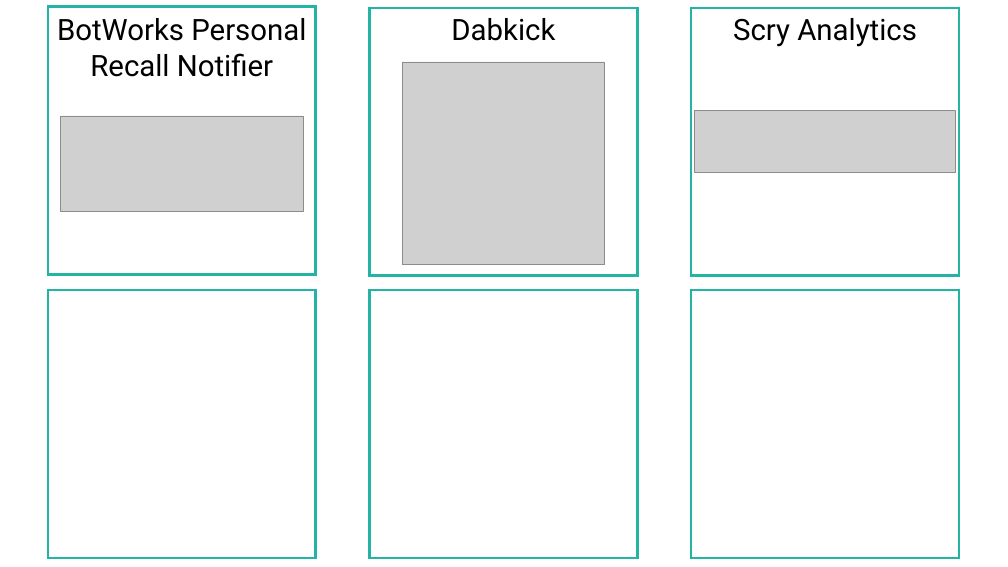
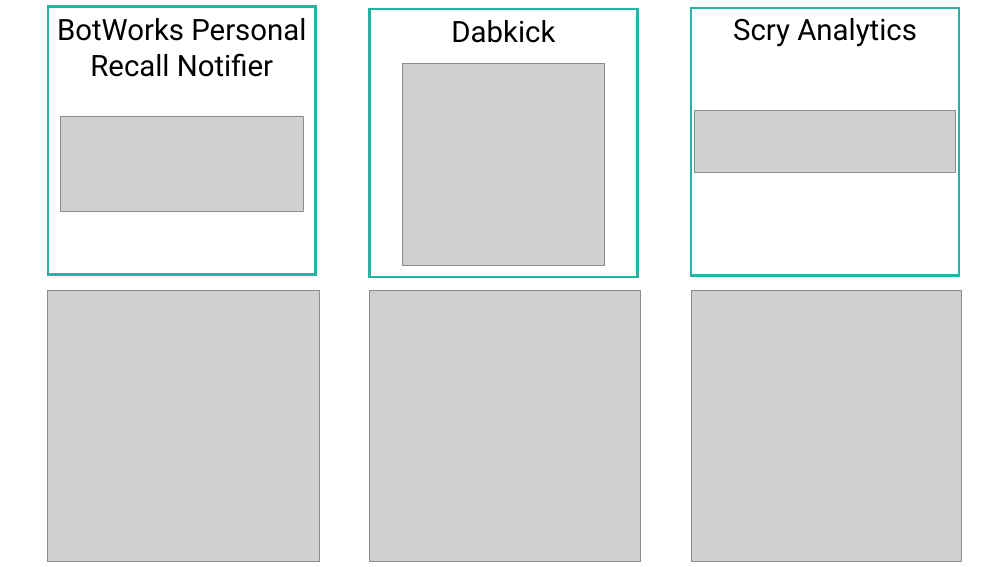
Before and after one commit to pransudash/pransudash.github.io, a slide deck: slide 2 of portfolio_img/portfolio.pptx. Drawn at 1008x567 pixels with LibreOffice and Linux fonts; fonts in the diff are those of the drawing; grey boxes stand for pictures. Boxes give left, top, right and bottom in pixels: in the first picture for what was removed or moved away, otherwise in the second. Text is boxed around its words. In the diff, an @@ line names an element or a change of style, - is before the commit and + after.

```diff
--- a/portfolio_img/portfolio.pptx
+++ b/portfolio_img/portfolio.pptx
@@ rectangle removed at [48, 290, 315, 558] @@
@@ picture added at [48, 290, 319, 562] @@
@@ rectangle removed at [370, 290, 637, 558] @@
@@ picture added at [370, 290, 640, 562] @@
@@ rectangle removed at [691, 290, 959, 558] @@
@@ picture added at [691, 290, 962, 562] @@
```
Also in this commit, not shown: 5 other slides changed, 22 other files.
